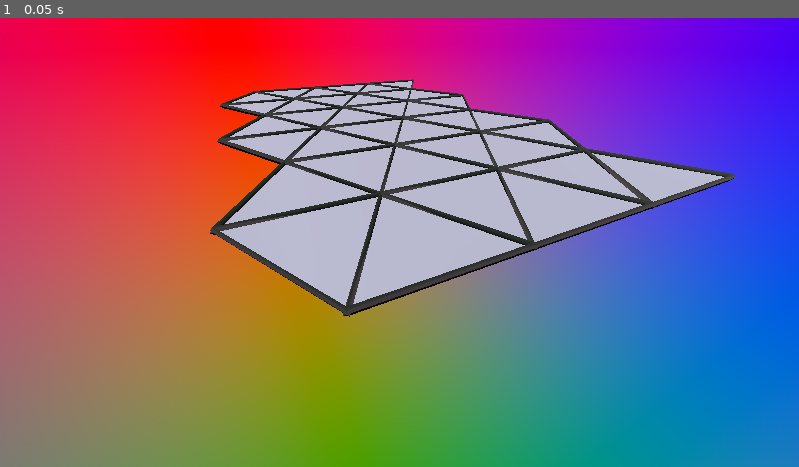
Above: before the commit, frame 1.
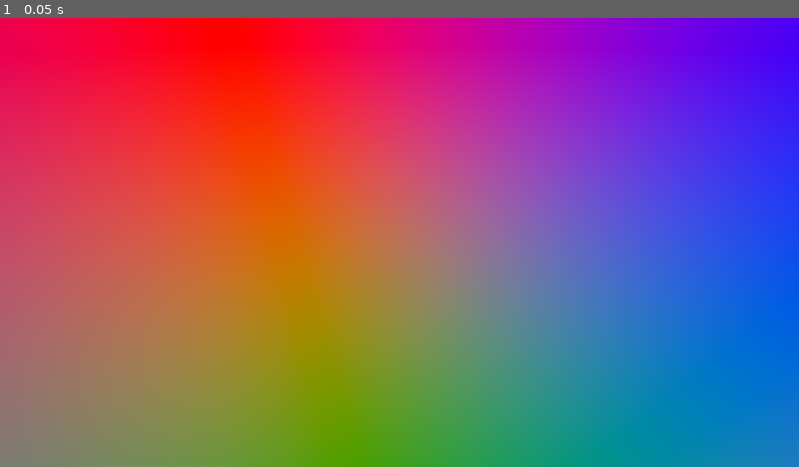
Above: after the commit, the same moment.

Repository: CandelaSolutions/tinydungeonvtt
Game: Godot game, scene res://Scenes/Game.tscn
The game is run twice, just before and just after one commit, with the same random seed, the same clock (stepped at 60 frames per second) and the same inputs.
Inputs:
- Up to frame 1 (0.05 s): no input

The runs differ from the first frame. In frame 1, 19% of the frame differs, in the area x 26-93%, y 13-67%.
Error after the commit: Parse Error: Could not resolve class "GridCell", because of a parser error. (res://Scripts/Grid/GridLayer.gd:19)

Commit message:
Refactored

Diff:
--- a/Scripts/Grid/GridCell.gd
+++ b/Scripts/Grid/GridCell.gd
@@ -1,58 +1,46 @@
 extends Node3D
 class_name GridCell
 
-var gridtype: int
-var closeNeighbours: Array[GridCell] # Clockwise from 12
-var farNeighbours: Array[GridCell]
-
+var gridType: int
+var neighbours: Array = []
 var points: Array = []
 var borderMaterial = preload("res://Visuals/Materials/border.tres")
 
-func _init(origin: Vector3, type: int, flip: bool = false) -> void:
+func _init(origin: Vector3, type: int, flip: bool) -> void:
 	transform.origin = origin
-	var mesh_instance = MeshInstance3D.new()
-	var points
-
-	# Set the mesh for the MeshInstance3D
+	gridType = type
 	if flip:
-		points = generate_points(type, 1, PI - PI/type)
+		points = generate_points(gridType, 0.5, PI - PI/gridType)
 	else:
-		points = generate_points(type, 1)
-
-	mesh_instance.mesh = generate_cell_mesh(points)
-	mesh_instance.scale = Vector3(0.5, 0.5, 0.5)
-
-	# Add the MeshInstance3D as a child of the current Node3D
-	add_child(mesh_instance)
-
-	var border_mesh_instance_0 = MeshInstance3D.new()
-	border_mesh_instance_0.mesh = generate_border_mesh(points[0], points[1], 4, 0.05, PI/2)
-	border_mesh_instance_0.material_override = borderMaterial
-	add_child(border_mesh_instance_0)
-	var border_mesh_instance_1 = MeshInstance3D.new()
-	border_mesh_instance_1.mesh = generate_border_mesh(points[1], points[2], 4, 0.05, PI/2)
-	border_mesh_instance_1.material_override = borderMaterial
-	add_child(border_mesh_instance_1)
-	var border_mesh_instance_2 = MeshInstance3D.new()
-	border_mesh_instance_2.mesh = generate_border_mesh(points[2], points[0], 4, 0.05, PI/2)
-	border_mesh_instance_2.material_override = borderMaterial
-	add_child(border_mesh_instance_2)
+		points = generate_points(gridType, 0.5)
+	match gridType:
+		3:
+			# N(close/farCorner), NE(far), E(close), EE(far), ESE(farCorner), SE(far), S(farCorner/close), SW(far), WSW(farCorner), WW(far), W(close), NW(far)
+			neighbours.resize(12)
+		4:
+			# N(close), NE(far), E(close), SE(far), S(close), SW(far), W(close), NW(far)
+			neighbours.resize(8)
+		6:
+			# N(far), NNE(close), NE(far), E(close), SE(far), SSE(close), S(far), SSW(close), SW(far), W(close), NW(far), NNW(close)
+			neighbours.resize(12)
 
 # --------------------------------- Functions ---------------------------------
 
-func generate_points(sides: int, radius: float = 1, rotation: float = PI/sides) -> Array:
+# Generate the array of Vector3s that hold the corner positions (Vital for everthing else!!!!)
+func generate_points(sides: int, radius: float = 0.5, rotation: float = PI/sides) -> Array:
 	var points = []
-	radius = radius / cos(PI / sides)  # Calculate the outer radius
+	radius = radius / cos(PI / sides)  # Calculate the inner radius (should be 1m from cell centre -> through flat side -> to cell centre)
 
 	for i in range(sides):
 		var angle = i * 2 * PI / sides
 		var x = radius * cos(angle)
 		var y = radius * sin(angle)
 		points.append(Vector3(x, 0, y).rotated(Vector3(0, 1, 0), rotation))
-
 	return points
 
-func generate_cell_mesh(points: Array) -> Mesh:
+# Generates the Cell Mesh
+func generate_cell(material: Material = null) -> void:
+	var mesh_instance = MeshInstance3D.new()
 	var vertices = PackedVector3Array()
 	var indices = PackedInt32Array()
 	for i in range(points.size()):
@@ -62,18 +50,19 @@
 			indices.append(i-1)
 			indices.append(i)
 
-	# Initialize the ArrayMesh.
 	var arr_mesh = ArrayMesh.new()
 	var arrays = []
 	arrays.resize(Mesh.ARRAY_MAX)
 	arrays[Mesh.ARRAY_VERTEX] = vertices
 	arrays[Mesh.ARRAY_INDEX] = indices
+	arr_mesh.add_surface_from_arrays(Mesh.PRIMITIVE_TRIANGLES, arrays)
+	mesh_instance.mesh = arr_mesh
+	if material:
+		mesh_instance.material_override = material
+	add_child(mesh_instance)
 
-	# Create the Mesh.
-	arr_mesh.add_surface_from_arrays(Mesh.PRIMITIVE_TRIANGLES, arrays)
-	return arr_mesh
-
-func generate_border_mesh(point1: Vector3, point2: Vector3, sides: int, radius: float, rotation: float = 0) -> Mesh:
+# Generates the Border Mesh for 1 side, between 2 points
+func generate_border(point1: Vector3, point2: Vector3, sides: int, radius: float, rotation: float) -> void:
 	var vertices = PackedVector3Array()
 	var indices = PackedInt32Array()
 	var normals = PackedVector3Array()
@@ -109,7 +98,6 @@
 	indices.append(0)
 	indices.append(2*points1.size()-2)
 
-	# Initialize the ArrayMesh.
 	var arr_mesh = ArrayMesh.new()
 	var arrays = []
 	arrays.resize(Mesh.ARRAY_MAX)
@@ -117,4 +105,26 @@
 	arrays[Mesh.ARRAY_INDEX] = indices
 	arrays[Mesh.ARRAY_NORMAL] = normals
 	arr_mesh.add_surface_from_arrays(Mesh.PRIMITIVE_TRIANGLES, arrays)
-	return arr_mesh
+
+	var border_mesh_instance = MeshInstance3D.new()
+	border_mesh_instance.mesh = arr_mesh
+	border_mesh_instance.material_override = borderMaterial
+	add_child(border_mesh_instance)
+
+# Wrapper for the generate_border function to automatically generate a border based on if a neighbour doesn't already exists
+# (Should be called immediately neighbours are assigned -> relies on empty elements i.e. future neighbours are unassinged so generate those sides)
+func generate_borders(sides: int = 6, radius: float = 0.05, rotation: float = PI/2),  -> void:
+	closeNeighbours = arr.filter(func(element): return element.distance != 'farCorner' || element.distance != 'far')
+	for i in range(gridType):
+		if closeNeighbours[i] != null:
+			pass
+		var j: int
+		if i+1 == gridType:
+			j = 0
+		else:
+			j = i+1
+		generate_border(points[i], points[j], sides, radius, rotation)
+
+func assign_neighbour(neighbour: GridCell, direction: int) -> void:
+	neighbours[i] = neighbour
+	neighbours[i].neighbours[i-6] = this
--- a/new_resource.tres
+++ /dev/null
@@ -1,11 +0,0 @@
-[gd_resource type="Resource" script_class="System" load_steps=2 format=3 uid="uid://ci4vak8l1nnc3"]
-
-[ext_resource type="Script" uid="uid://dvd7pmjy8qxb2" path="res://Scripts/SystemManagement/System.gd" id="1_g5ko2"]
-
-[resource]
-script = ExtResource("1_g5ko2")
-name = ""
-version = ""
-publisher = ""
-die = 20
-metadata/_custom_type_script = "uid://dvd7pmjy8qxb2"
